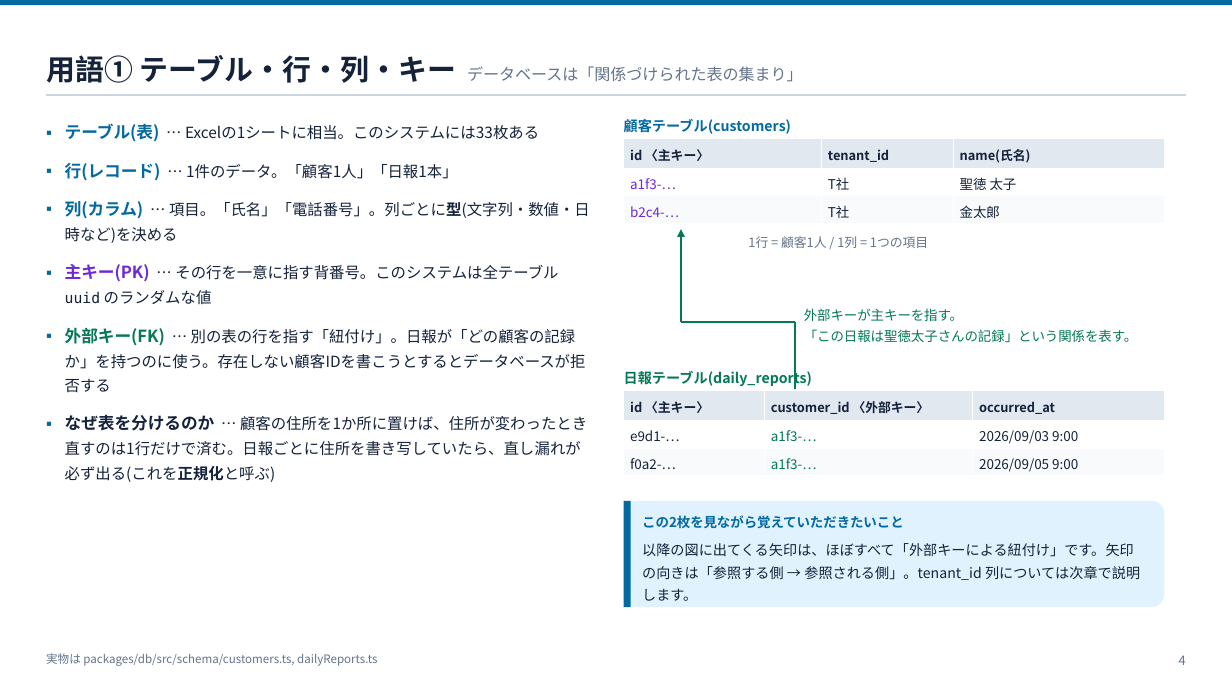
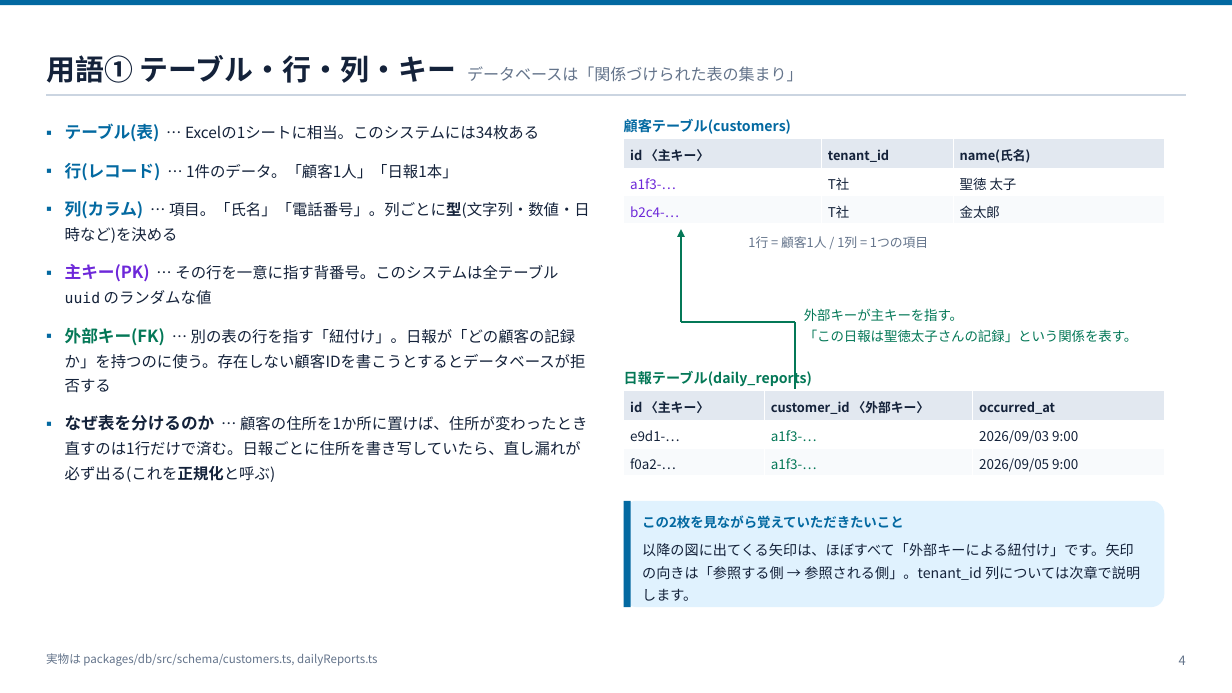
Before and after one commit to ohru131/katahimo-app, a slide deck: slide 4 of doc/12_データベース構造レビュー資料.pptx. Drawn at 1232x693 pixels with LibreOffice and Linux fonts; fonts in the diff are those of the drawing. Boxes give left, top, right and bottom in pixels: in the first picture for what was removed or moved away, otherwise in the second. Text is boxed around its words. In the diff, an @@ line names an element or a change of style, - is before the commit and + after.

```diff
--- a/doc/12_データベース構造レビュー資料.pptx
+++ b/doc/12_データベース構造レビュー資料.pptx
@@ text at [65, 123, 539, 141]: text changed @@
-▪ テーブル(表) … Excelの1シートに相当。このシステムには33枚ある
+▪ テーブル(表) … Excelの1シートに相当。このシステムには34枚ある
```
Also in this commit, not shown: 6 other slides changed, 4 other files.
